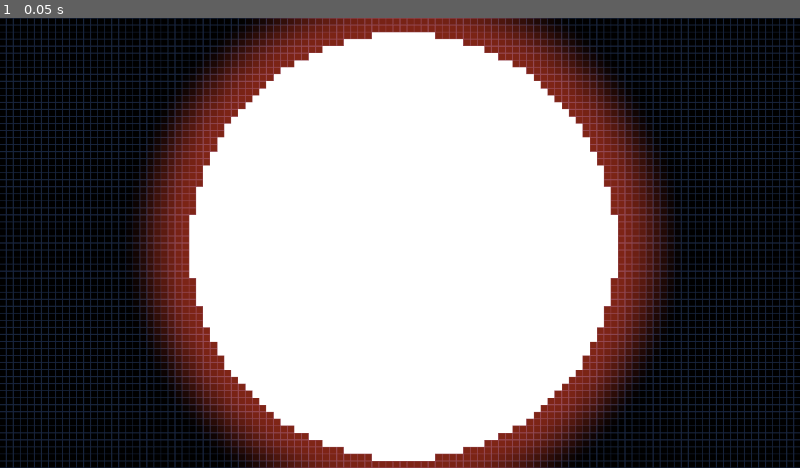
Above: before the commit, frame 1.
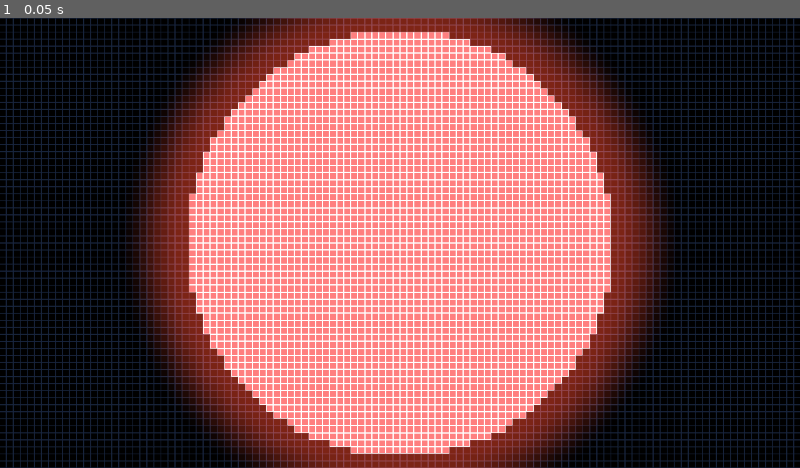
Above: after the commit, the same moment.

Repository: Masupell/sand_tetris_round
Game: Godot game, scene res://scenes/World.tscn
Same seed, same stepped clock (60 frames per second), same inputs: the game is played once before the commit and once after it. The project has no main scene, so this scene is started directly.
Inputs:
- Up to frame 1 (0.05 s): no input

The runs differ from the first frame. In frame 1, 31% of the frame differs, in the area x 23-78%, y 3-99%.

Commit message:
Grid-circle works finally!

Diff:
--- a/Code/Shaders/world.gdshader
+++ b/Code/Shaders/world.gdshader
@@ -43,8 +43,7 @@
 	uv.x *= size.x/size.y;
 	uv += 0.5;
 	vec2 uv_pixel = floor(uv*pixels)/pixels;
-	//vec2 pixel_size = vec2(1.0)/pixels;
-	//uv_pixel = uv_pixel + 0.5*pixel_size;
+	uv_pixel = uv_pixel + 0.5*(1.0/pixels); // puts uv_pixel into center of pixel not corner
 
 	//float scale_2 = scale * exp(-0.2 * TIME);
 
--- a/Code/grid.gd
+++ b/Code/grid.gd
@@ -6,16 +6,21 @@
 
 var size = 720.0/64.0 # Based on the height of the screen, 64 "pixels" along it (in the background shader)
 
-var grid = [64*64, 1]
+var grid = []
+
+var radius = 0.9 # Same as the shaders, need to make it global or put both together or something like that
 
 func _ready() -> void:
+	circle()
 	queue_redraw()
 
 func _draw() -> void:
 	for y in height:
 		for x in width:
-			#var idx = y * width + x
-			#var box = grid[idx]
+			var idx = y * width + x
+			var box = grid[idx]
+			if box == 0:
+				continue
 			@warning_ignore("integer_division")
 			var gap_x = (1280-width*size)/2
 			@warning_ignore("integer_division")
@@ -24,3 +29,28 @@
 			var inner_rect = Rect2(gap_x+x*size+1, gap_y+y*size+1, size-2, size-2)
 			draw_rect(outer_rect, Color(1.0, 1.0, 1.0, 0.5))
 			draw_rect(inner_rect, Color(1.0, 0.0, 0.0, 0.5))
+
+
+func circle():
+	grid.resize(64*64)
+	for y in height:
+		for x in width:
+			var uv_x = (x + 0.5) / width
+			var uv_y = (y + 0.5) / height
+			var dx = uv_x - 0.5
+			var dy = uv_y - 0.5
+
+			var dist = dx*dx + dy*dy
+			dist *= 4.0
+
+			var value = 1 if dist < radius else 0
+			var idx = y * width + x
+			grid[idx] = value
+
+
+func _input(event: InputEvent) -> void:
+	if event is InputEventMouseButton:
+		var pos = event.position
+		print(pos)
+		var grid_pos = Vector2i(pos.x/size, pos.y/size)
+		print(grid_pos)
--- a/scenes/World.tscn
+++ b/scenes/World.tscn
@@ -25,4 +25,3 @@
 grow_vertical = 2
 
 [node name="Grid" parent="." instance=ExtResource("1_7g83o")]
-visible = false
